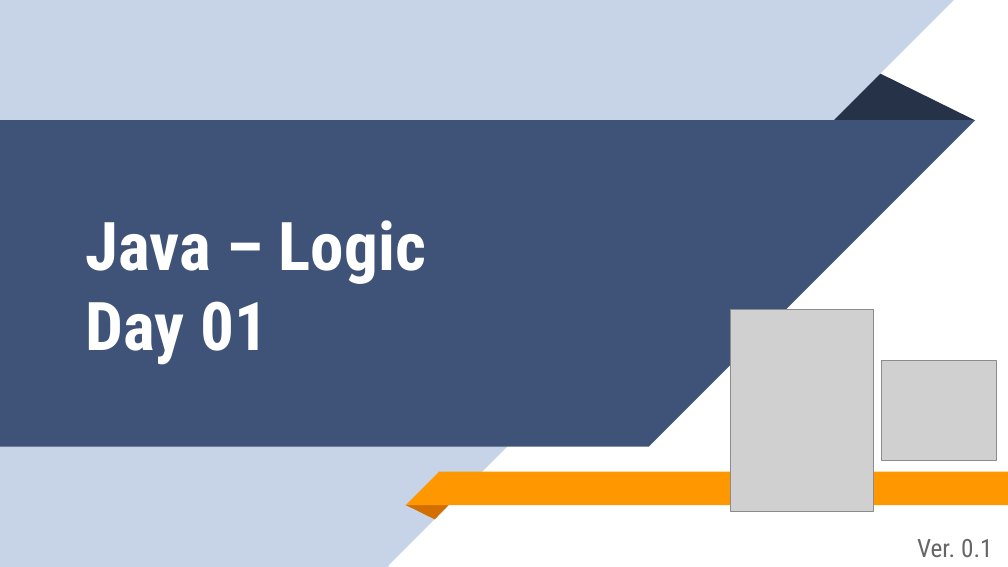
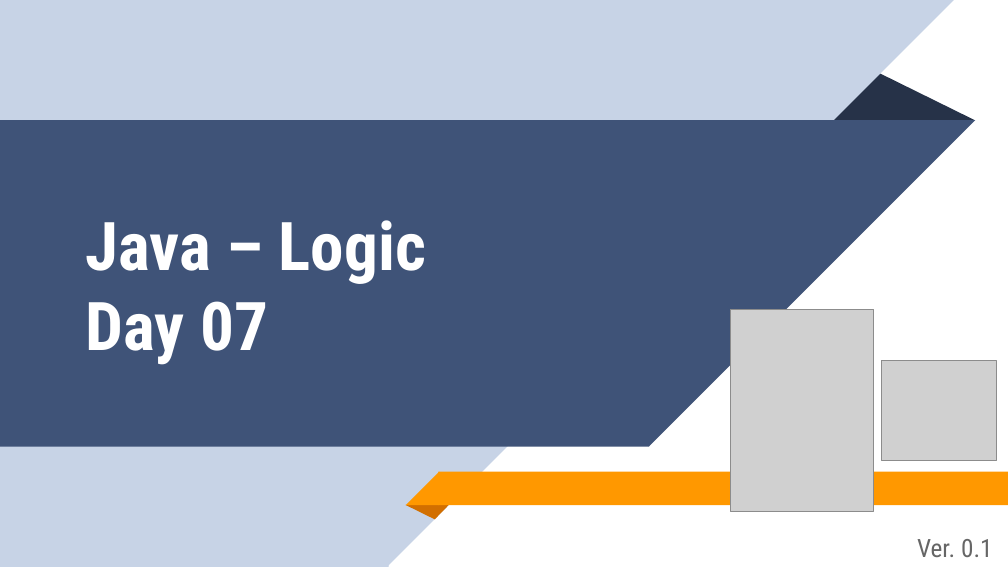
Before and after one commit to aronipurwanto/materi-xa, a slide deck: slide 1 of java/java-logic/Slide-Java-Logic-07.pptx. Drawn at 1008x567 pixels with LibreOffice and Linux fonts; fonts in the diff are those of the drawing; grey boxes stand for pictures. Boxes give left, top, right and bottom in pixels: in the first picture for what was removed or moved away, otherwise in the second. Text is boxed around its words. In the diff, an @@ line names an element or a change of style, - is before the commit and + after.

Commit message:
update logic 6

```diff
--- a/java/java-logic/Slide-Java-Logic-07.pptx
+++ b/java/java-logic/Slide-Java-Logic-07.pptx
@@ title at (86,220,426,365): text changed @@
-Java – Logic
-Day 01
+Java – Logic
+Day 07
```
Also in this commit, not shown: 12 other slides changed, 40 slides added, 21 slides removed, 41 other files.
